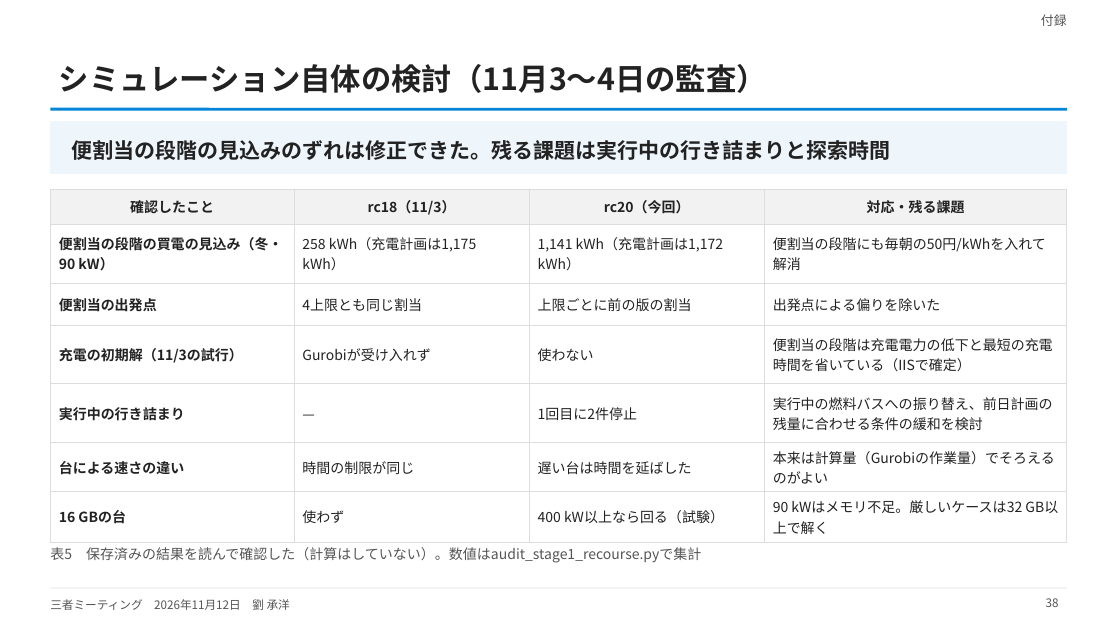
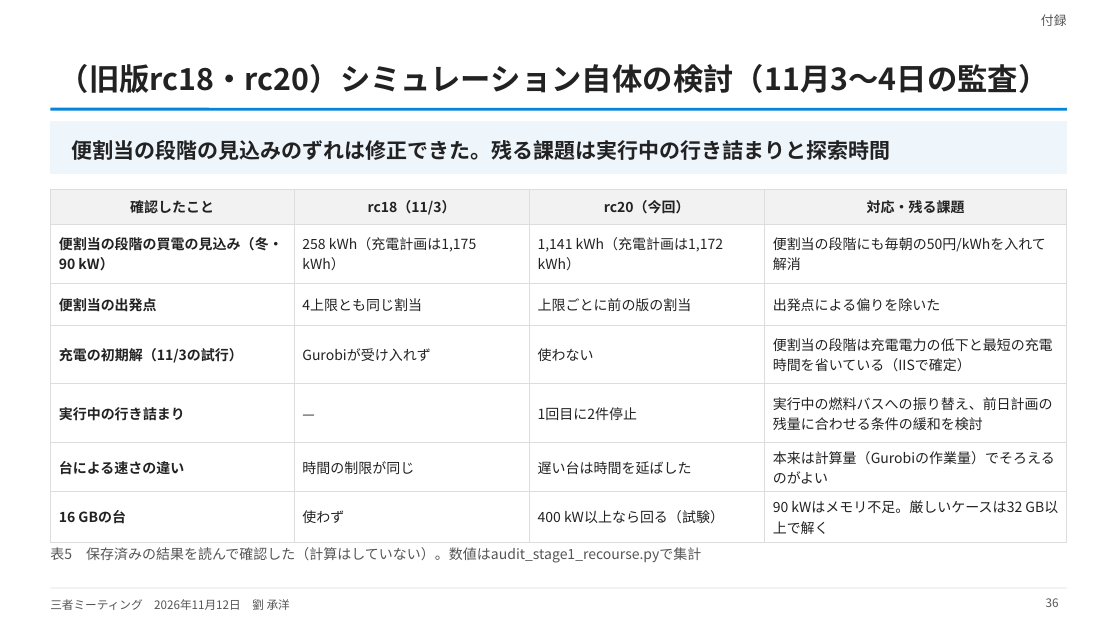
Before and after one commit to CYLIU2003/master-course, a slide deck: slide 36 of outcome/2026-11-12_three_party/three_party_20261112.pptx (slide 38 before the commit). Drawn at 1120x630 pixels with LibreOffice and Linux fonts; fonts in the diff are those of the drawing. Boxes give left, top, right and bottom in pixels: in the first picture for what was removed or moved away, otherwise in the second. Text is boxed around its words. In the diff, an @@ line names an element or a change of style, - is before the commit and + after.

```diff
--- a/outcome/2026-11-12_three_party/three_party_20261112.pptx
+++ b/outcome/2026-11-12_three_party/three_party_20261112.pptx
@@ title at bbox=[59, 64, 1049, 93]: text changed @@
-シミュレーション自体の検討（11月3〜4日の監査）
+（旧版rc18・rc20）シミュレーション自体の検討（11月3〜4日の監査）
@@ page number at bbox=[1046, 598, 1059, 607]: text changed @@
-38
+36
```
Also in this commit, not shown: 20 other slides changed, 1 slide added, 6 other files.
